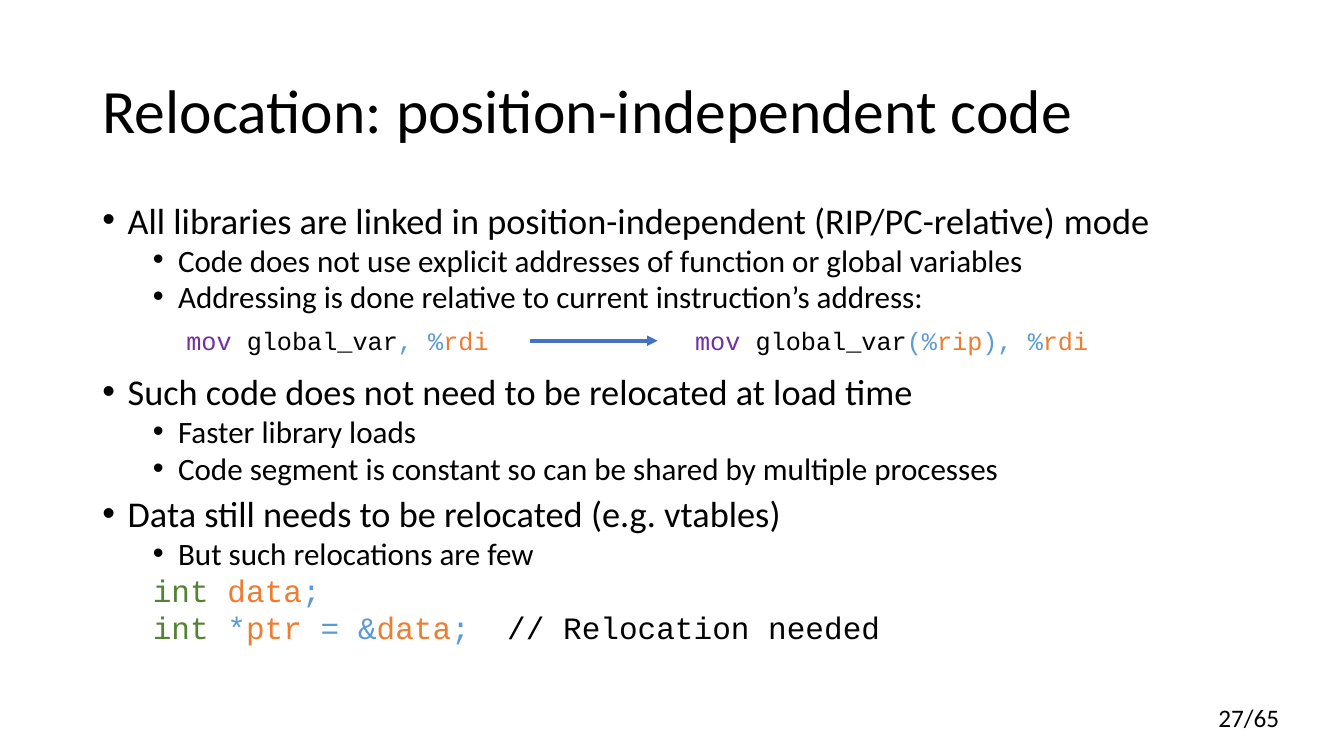
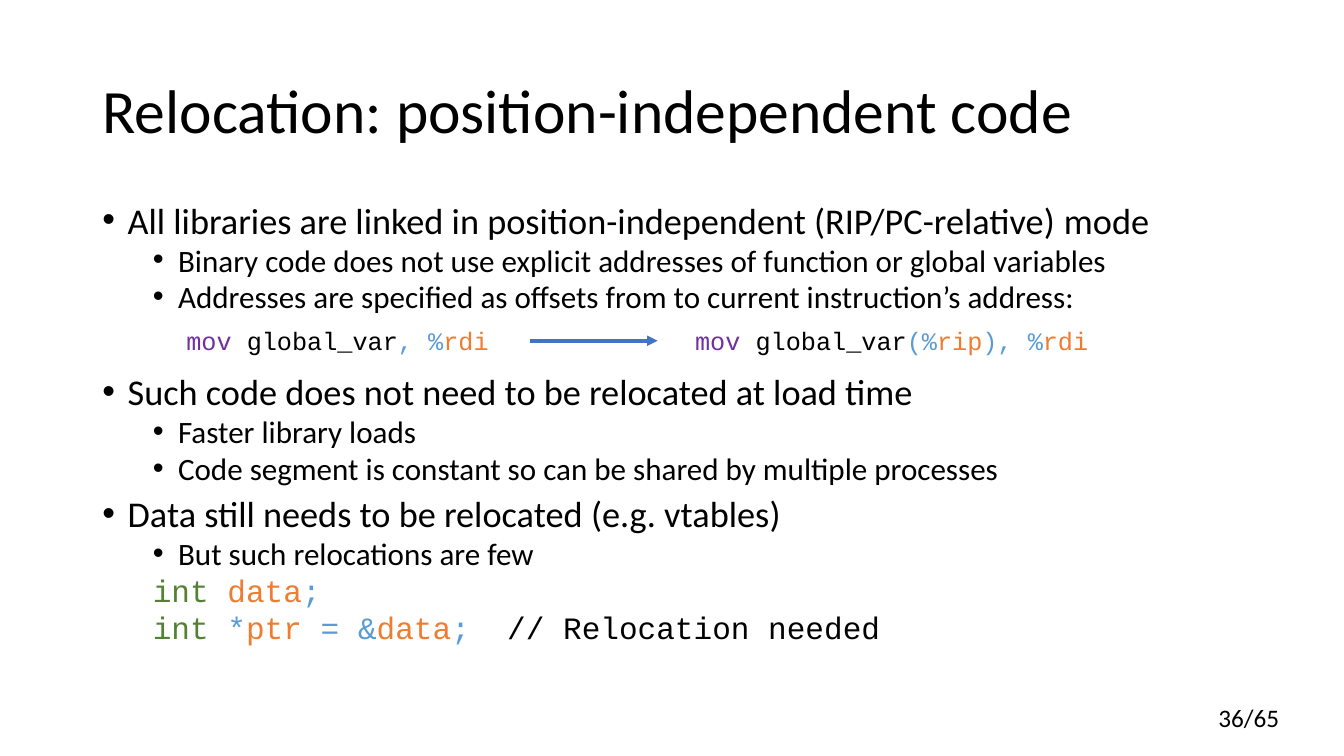
Before and after one commit to yugr/CppRussia, a slide deck: slide 36 of 2024/EN.pptx (slide 27 before the commit). Drawn at 1344x756 pixels with LibreOffice and Linux fonts; fonts in the diff are those of the drawing. Boxes give left, top, right and bottom in pixels: in the first picture for what was removed or moved away, otherwise in the second. Text is boxed around its words. In the diff, an @@ line names an element or a change of style, - is before the commit and + after.

```diff
--- a/2024/EN.pptx
+++ b/2024/EN.pptx
@@ text at [178,250,1105,313]: text changed @@
-  • Code does not use explicit addresses of function or global variables
-  • Addressing is done relative to current instruction’s address:
+  • Binary code does not use explicit addresses of function or global variables
+  • Addresses are specified as offsets from to current instruction’s address:
@@ page number at [1218,709,1279,728]: text changed @@
-27/65
+36/65
```
Also in this commit, not shown: 17 other slides changed, 12 slides added, 2 slides removed.
